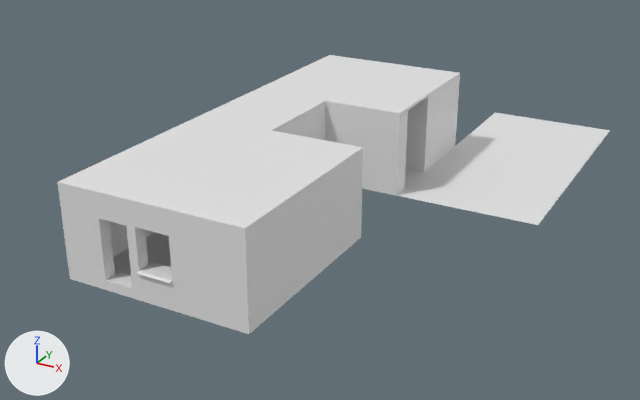
A saved change to the Blender file Balcony_man/Assets/Models/Room/Room.blend.
Before and after are seen from a 50 mm lens placed at (4.43, -9.05, 3.83), pointed at (0.29, -1.52, 0.07). Every picture has the same lights, and +X, +Y and +Z are marked at lower left.

The first picture shows 'Плоскость'.
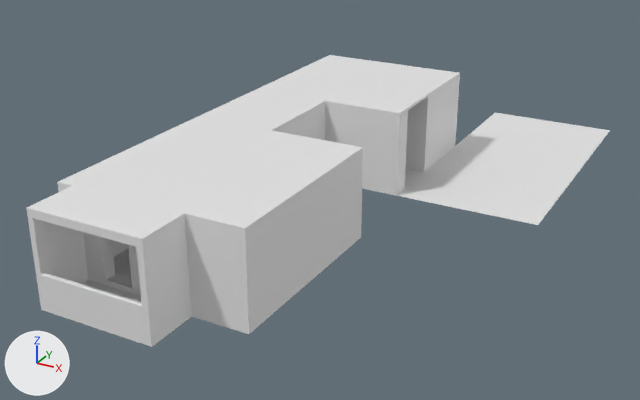
Commit message: Update Models Room

Where the change shows, as pixel boxes [x1, y1, x2, y2] in the pictures (640 x 400 px):
'Плоскость', reshaped
    before: [58, 55, 610, 334]
    after: [26, 55, 610, 347]
part 1 of me_плоскость, built on
    before: [72, 186, 192, 317]
    after: [26, 186, 192, 347]

What the commit changed:
me_плоскость is used by ob_плоскость; location (0.0, 0.0, 0.0); scale (0.889, 0.889, 0.889).
me_плоскость had 3720 vertices, 3559 faces and spanned x -1.0..2.76, y -4.54..2.72, z 0.0..1.05.
me_плоскость now has 3968 vertices, 3805 faces and spans x -1.0..2.76, y -5.09..2.72, z 0.0..1.05.
Part 1, on me_плоскость:
42 faces are deleted.
38 vertices are added at x -0.75..0.43, y -5.08..-5.05, z 0.4.
84 new vertices lie (0.0, -0.53, 0.0) away from vertices in x -0.81..0.5, y -4.51, z 0.0..1.05.
67 new vertices lie (0.0, -0.05, 0.0) away from vertices in x -0.81..0.5, y -5.04, z 0.0..1.05.
21 new vertices lie (0.0, 0.0, 0.33) away from vertices in x -0.75..0.43, y -5.09..-5.04, z 0.06.
17 new vertices lie (0.0, 0.0, 0.06) away from vertices in x -0.68..0.36, y -5.09, z 0.0.
17 new vertices lie (0.0, 0.0, 0.33) away from vertices in x -0.68..0.36, y -5.09, z 0.06.
284 new faces join them.
